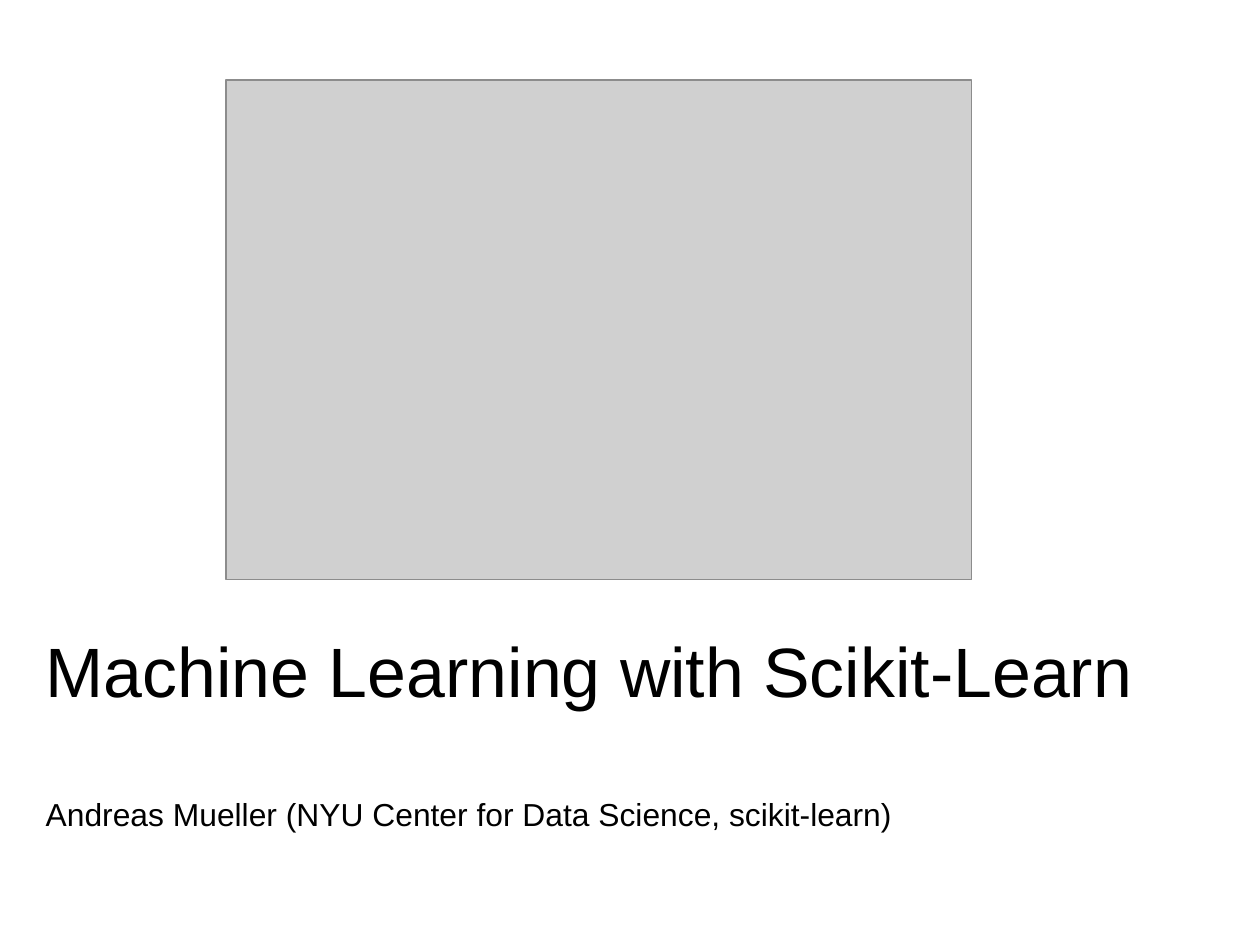
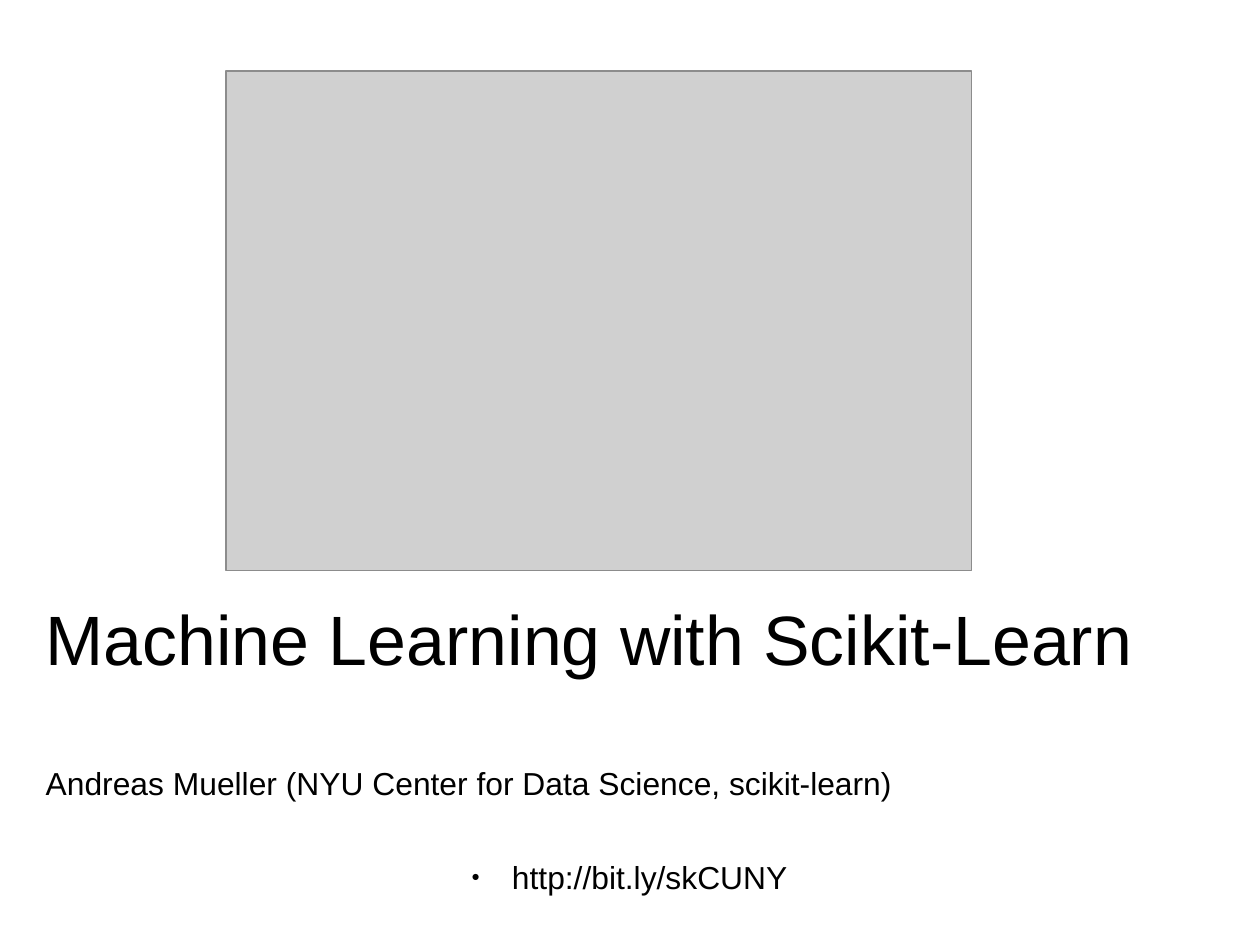
Before and after one commit to amueller/odscon-2015, a slide deck: slide 1 of machine-learning-with-scikit-learn-CUNY-2015.odp. Drawn at 1260x945 pixels with LibreOffice and Linux fonts; fonts in the diff are those of the drawing; grey boxes stand for pictures. Boxes give left, top, right and bottom in pixels: in the first picture for what was removed or moved away, otherwise in the second. Text is boxed around its words. In the diff, an @@ line names an element or a change of style, - is before the commit and + after.

Commit message:
polish cuny talk

```diff
--- a/machine-learning-with-scikit-learn-CUNY-2015.odp
+++ b/machine-learning-with-scikit-learn-CUNY-2015.odp
@@ picture: place and size @@
-picture at [226,80,972,580]
+picture at [226,71,972,571]
@@ title "Machine Learning with Scikit-Learn Andreas ...": place and size @@
-title "Machine Learning with Scikit-Learn Andreas ..." at [46,646,1132,832]
+title "Machine Learning with Scikit-Learn Andreas ..." at [46,614,1132,801]
@@ text added at [512,866,787,894], 20 pt, text #000000 @@
+● http://bit.ly/skCUNY
```
Also in this commit, not shown: 25 other slides changed, 3 slides added.
